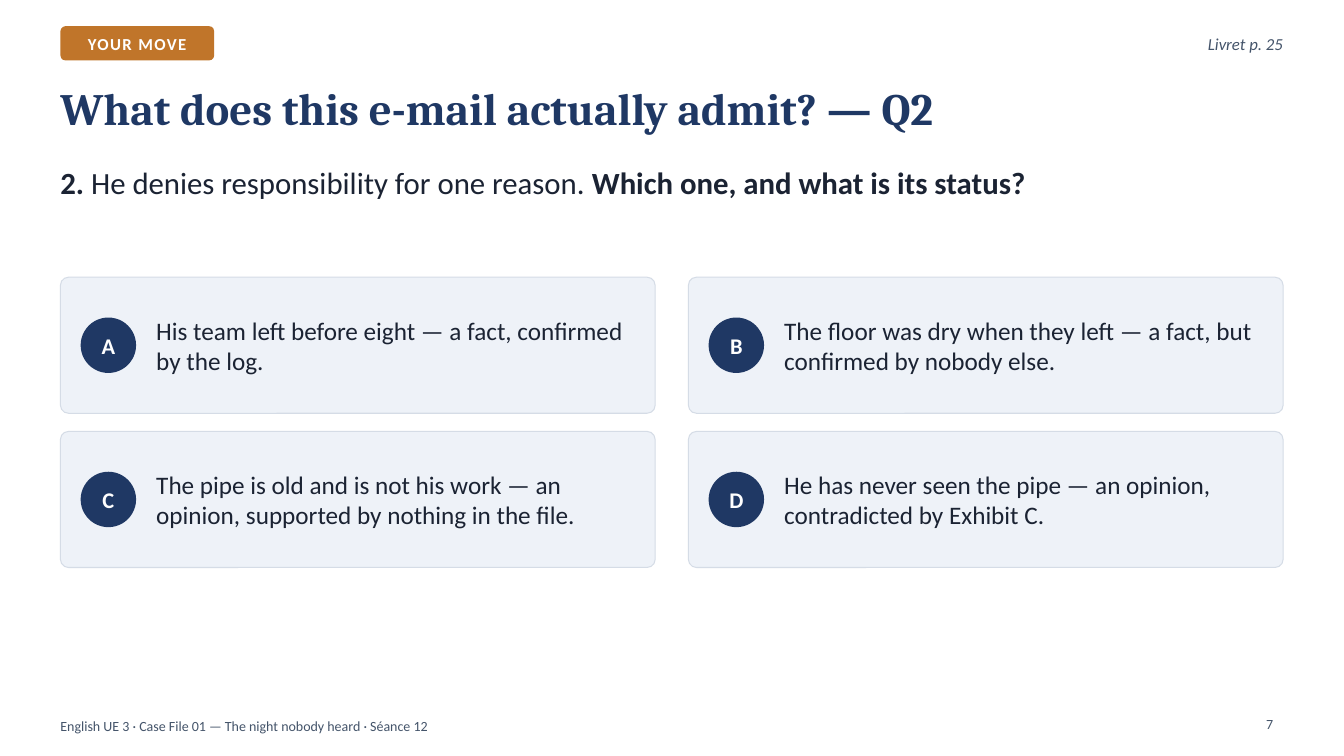
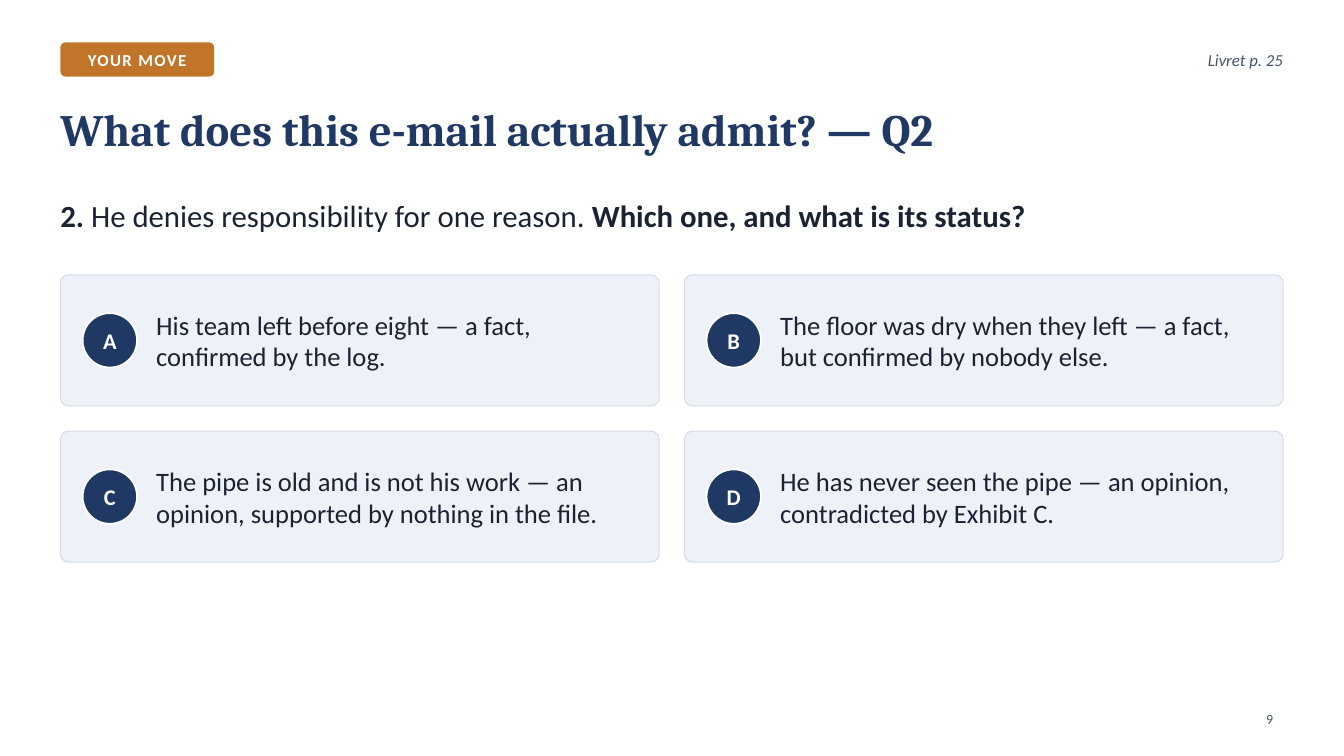
Before and after one commit to ajouniaux/talenleren, a slide deck: slide 9 of powerpoints/Seance_12_Scene5_What_the_email_admits.pptx (slide 7 before the commit). Drawn at 1344x756 pixels with LibreOffice and Linux fonts; fonts in the diff are those of the drawing. Boxes give left, top, right and bottom in pixels: in the first picture for what was removed or moved away, otherwise in the second. Text is boxed around its words. In the diff, an @@ line names an element or a change of style, - is before the commit and + after.

```diff
--- a/powerpoints/Seance_12_Scene5_What_the_email_admits.pptx
+++ b/powerpoints/Seance_12_Scene5_What_the_email_admits.pptx
@@ rounded rectangle "YOUR MOVE": place and size @@
-rounded rectangle "YOUR MOVE" at (60, 26, 214, 60)
+rounded rectangle "YOUR MOVE" at (60, 42, 214, 77)
@@ text "Livret p. 25": place and size @@
-text "Livret p. 25" at (1208, 38, 1283, 53)
+text "Livret p. 25" at (1208, 54, 1283, 69)
@@ title "What does this e-mail actually ...": place and size @@
-title "What does this e-mail actually ..." at (60, 94, 934, 135)
+title "What does this e-mail actually ..." at (60, 115, 934, 156)
@@ text "2. He denies responsibility for ...": place and size @@
-text "2. He denies responsibility for ..." at (60, 172, 1025, 199)
+text "2. He denies responsibility for ..." at (60, 205, 1025, 232)
@@ rounded rectangle: place and size @@
-rounded rectangle at (60, 277, 655, 413)
+rounded rectangle at (60, 275, 659, 406)
@@ proportions changed in 4 elements at (60, 432, 659, 563), (685, 432, 1284, 563), (60, 275, 659, 406), (685, 275, 1284, 406) @@
@@ rounded rectangle: place and size @@
-rounded rectangle at (689, 277, 1284, 413)
+rounded rectangle at (685, 275, 1284, 406)
@@ size 18 to 19 pt in 4 elements at (156, 472, 597, 528), (780, 472, 1230, 528), (156, 316, 531, 371), (780, 316, 1229, 371) @@
@@ ellipse removed at (81, 318, 136, 373) @@
@@ ellipse "A": place and size @@
-ellipse "A" at (102, 339, 116, 354)
+ellipse "A" at (83, 314, 137, 368)
@@ fill none to #1F3864; outline none to #FFFFFF 1.25 pt in 4 elements at (83, 470, 137, 524), (707, 470, 761, 524), (83, 314, 137, 368), (707, 314, 761, 368) @@
@@ ellipse "B": place and size @@
-ellipse "B" at (730, 339, 743, 354)
+ellipse "B" at (707, 314, 761, 368)
@@ ellipse removed at (709, 318, 764, 373) @@
@@ rounded rectangle: place and size @@
-rounded rectangle at (60, 432, 655, 568)
+rounded rectangle at (60, 432, 659, 563)
@@ rounded rectangle: place and size @@
-rounded rectangle at (689, 432, 1284, 568)
+rounded rectangle at (685, 432, 1284, 563)
@@ ellipse removed at (81, 472, 136, 527) @@
@@ ellipse "C": place and size @@
-ellipse "C" at (102, 493, 114, 508)
+ellipse "C" at (83, 470, 137, 524)
@@ ellipse "D": place and size @@
-ellipse "D" at (729, 493, 743, 508)
+ellipse "D" at (707, 470, 761, 524)
@@ ellipse removed at (709, 472, 764, 527) @@
@@ page number added at (1266, 715, 1273, 724), 10 pt, text #44546A @@
+9
@@ text removed at (60, 721, 428, 734) @@
-English UE 3 · Case File 01 — The night nobody heard · Séance 12
@@ page number removed at (1266, 720, 1273, 729) @@
-7
```
Also in this commit, not shown: 18 other slides changed, 15 slides added, 3 slides removed, 7 other files.
